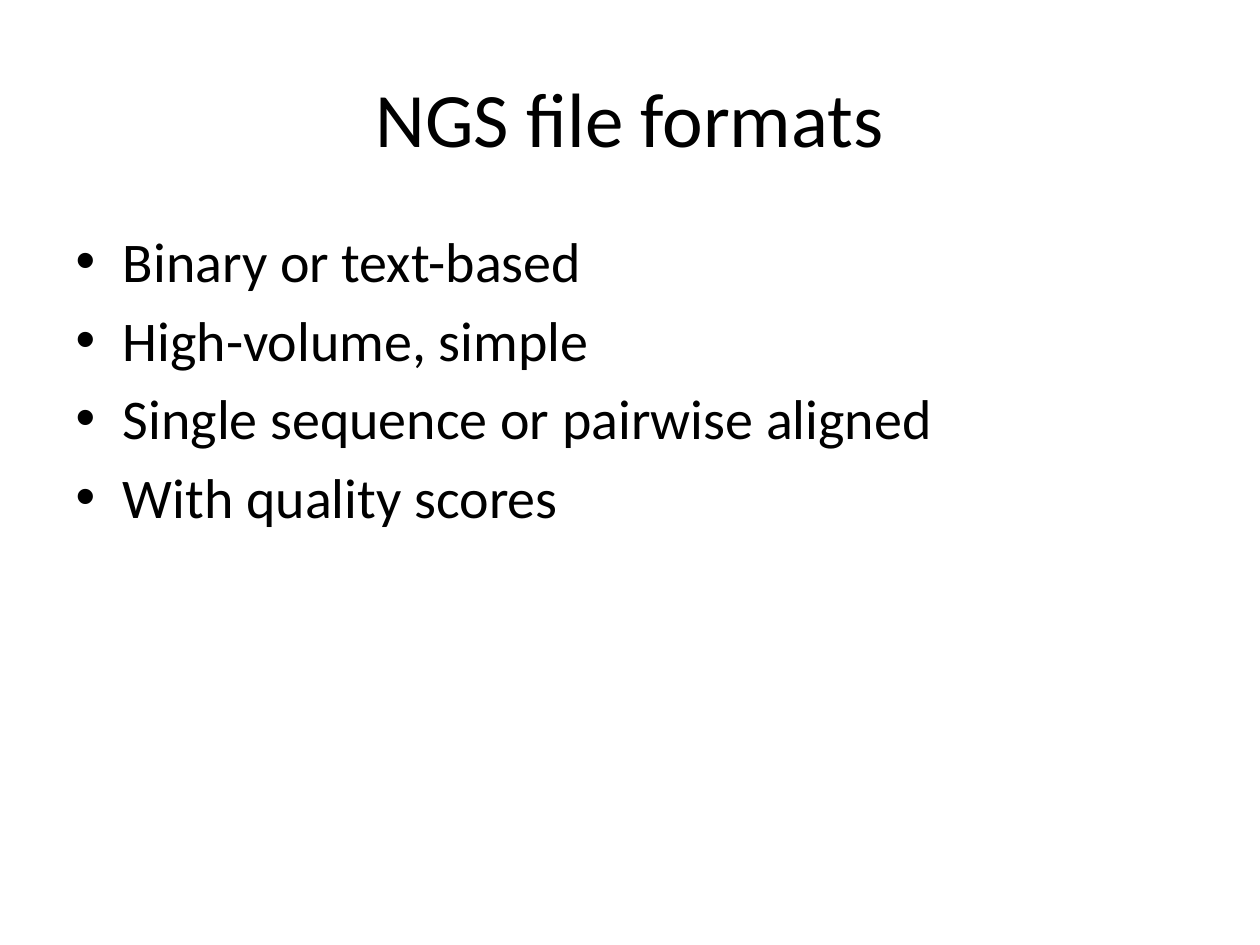
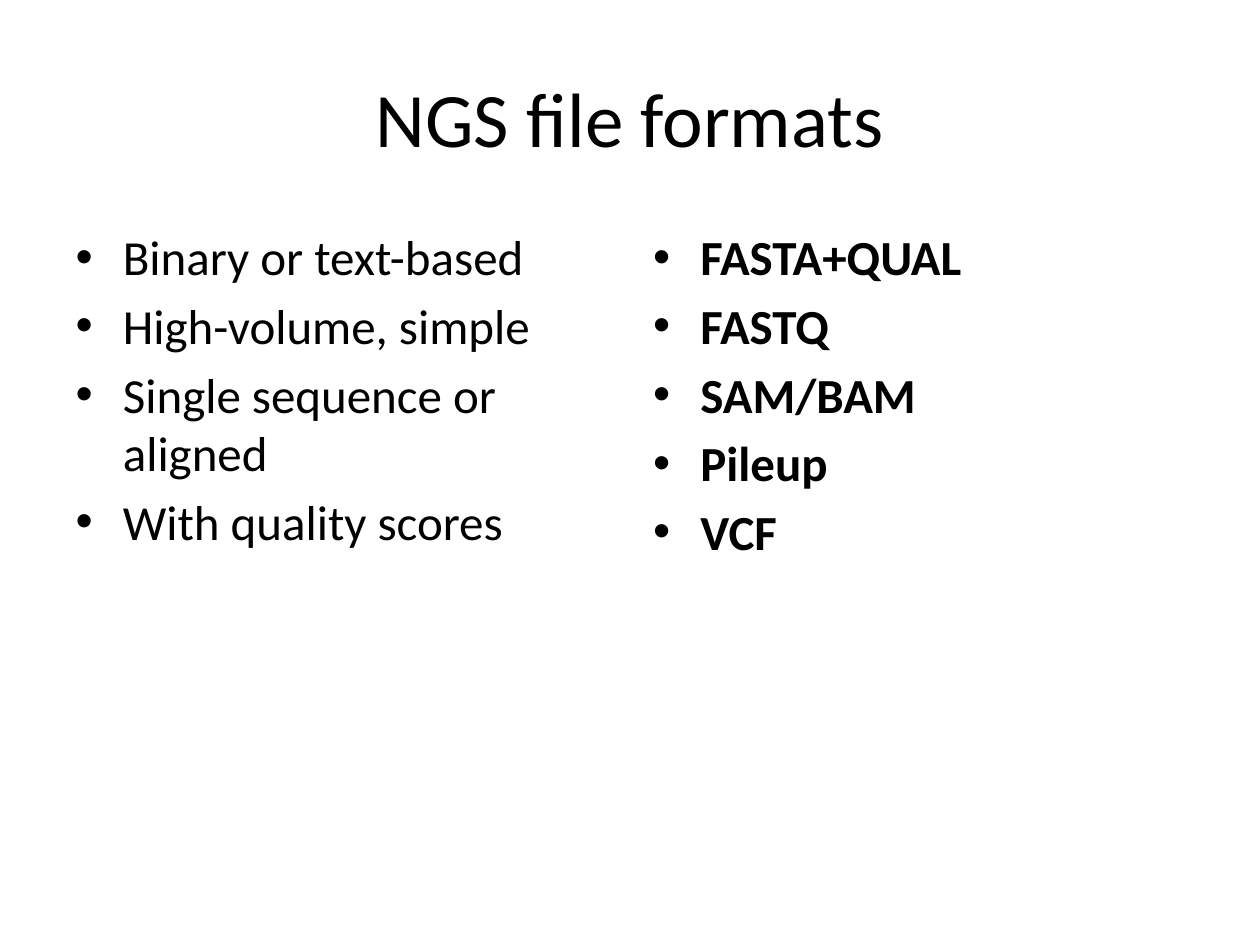
Before and after one commit to rvosa/ngs-workflows, a slide deck: slide 2 of doc/slides/day1/session2/NGSdata.pptx. Drawn at 1260x945 pixels with LibreOffice and Linux fonts; fonts in the diff are those of the drawing. Boxes give left, top, right and bottom in pixels: in the first picture for what was removed or moved away, otherwise in the second. Text is boxed around its words. In the diff, an @@ line names an element or a change of style, - is before the commit and + after.

Commit message:
updated slides

```diff
--- a/doc/slides/day1/session2/NGSdata.pptx
+++ b/doc/slides/day1/session2/NGSdata.pptx
@@ text at (x1=123, y1=241, x2=530, y2=548): size 32 to 28 pt in "Binary or text-based", "High-volume, simple", "With quality scores" @@
@@ text added at (x1=700, y1=243, x2=961, y2=551), 28 pt, text #000000, bold @@
+• FASTA+QUAL
+• FASTQ
+• SAM/BAM
+• Pileup
+• VCF
@@ text at (x1=123, y1=379, x2=496, y2=480): text changed; size 32 to 28 pt @@
-• Single sequence or pairwise aligned
+• Single sequence or aligned
```
Also in this commit, not shown: 2 other slides changed, 2 slides added, 7 slides removed, 4 other files.
